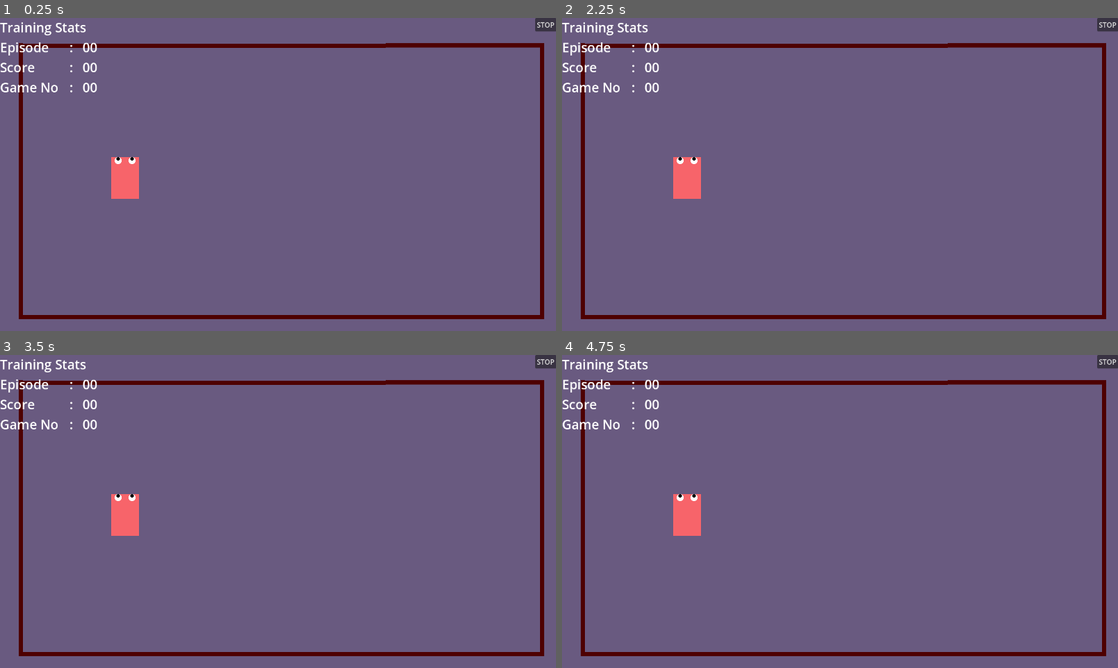
Above: before the commit, frames 1-4 (two rows, left to right).
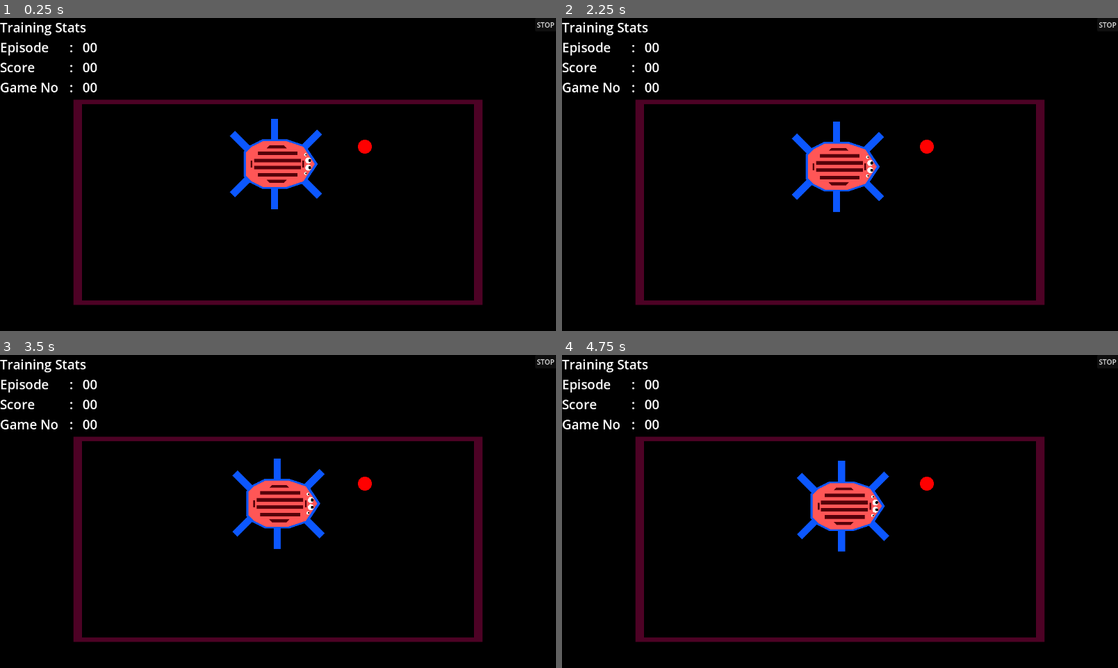
Above: after the commit, the same moments.

Repository: CrazyGG3r/fyp_try2
Game: Godot game, scene res://Scenes/environment.tscn
The game is run twice, just before and just after one commit, with the same random seed, the same clock (stepped at 60 frames per second) and the same inputs. This scene is started directly instead of the project's main scene.
Inputs (mouse positions are in pixels of both pictures, inside the frame that each line leads up to):
- Up to frame 1 (0.25 s): no input
- Up to frame 2 (2.25 s): click "STOP" at 0.5 s; click "Start the environment" at 1.25 s; tap Enter at 2 s; move the mouse to (962, 158) at 2.02 s; hold D (RIGHT) from 2.03 s (still down); click (962, 158) at 2.17 s
- Up to frame 3 (3.5 s): tap Space at 2.75 s; move the mouse to (166, 527) at 2.77 s; release D (RIGHT) at 2.78 s; hold S (BACKWARDS) from 2.78 s (still down)
- Up to frame 4 (4.75 s): tap Enter at 3.5 s; move the mouse to (895, 442) at 3.52 s; release S (BACKWARDS) at 3.53 s; hold D (RIGHT) 3.53-4.28 s; tap Space at 4.25 s; move the mouse to (812, 574) at 4.27 s; hold W (FORWARDS) from 4.28 s (still down); click (812, 574) at 4.42 s

The runs differ from the first frame. In frame 1, 100% of the frame differs, in the area x 0-100%, y 0-100%; in frame 2, 100%; in frame 3, 100%; in frame 4, 100%.

Commit message:
ball done, finetune physics now and then add goals

Diff:
--- a/Environment/Scenes/Hexapod_1.tscn
+++ b/Environment/Scenes/Hexapod_1.tscn
@@ -1,50 +1,209 @@
-[gd_scene load_steps=6 format=3 uid="uid://bofykc4ulteqy"]
+[gd_scene load_steps=7 format=3 uid="uid://bofykc4ulteqy"]
 
 [ext_resource type="Script" path="res://Scripts/Hexapod_1.gd" id="1_e651a"]
 
-[sub_resource type="RectangleShape2D" id="RectangleShape2D_fjdfl"]
-size = Vector2(0.666667, 1)
-
-[sub_resource type="QuadMesh" id="QuadMesh_csdqn"]
-
 [sub_resource type="SphereMesh" id="SphereMesh_s25v0"]
 
 [sub_resource type="SphereMesh" id="SphereMesh_43f4u"]
 
-[node name="CharacterBody2D" type="RigidBody2D"]
-gravity_scale = 0.0
+[sub_resource type="QuadMesh" id="QuadMesh_ymysd"]
+
+[sub_resource type="RectangleShape2D" id="RectangleShape2D_bvc6v"]
+size = Vector2(5, 20)
+
+[sub_resource type="QuadMesh" id="QuadMesh_dbg65"]
+size = Vector2(5, 20)
+
+[node name="CharacterBody2D" type="CharacterBody2D"]
 script = ExtResource("1_e651a")
 
-[node name="CollisionShape2D" type="CollisionShape2D" parent="."]
+[node name="Abdomen" type="CollisionPolygon2D" parent="."]
 position = Vector2(1.43051e-06, 0)
 scale = Vector2(96, 96)
-shape = SubResource("RectangleShape2D_fjdfl")
-
-[node name="Style" type="Node2D" parent="."]
-
-[node name="body" type="MeshInstance2D" parent="Style"]
-modulate = Color(0.968627, 0.392157, 0.415686, 1)
-scale = Vector2(64, 96)
-mesh = SubResource("QuadMesh_csdqn")
-
-[node name="Eye_right" type="MeshInstance2D" parent="Style"]
-position = Vector2(16, -40)
-scale = Vector2(16.5181, 16.5)
-mesh = SubResource("SphereMesh_s25v0")
-
-[node name="Pupil" type="MeshInstance2D" parent="Style/Eye_right"]
-modulate = Color(0, 0, 0, 1)
-position = Vector2(0, -0.242424)
-scale = Vector2(0.5, 0.5)
-mesh = SubResource("SphereMesh_43f4u")
-
-[node name="Eye_left" type="MeshInstance2D" parent="Style"]
-position = Vector2(-16, -40)
-scale = Vector2(16.5181, 16.5)
-mesh = SubResource("SphereMesh_s25v0")
-
-[node name="Pupil" type="MeshInstance2D" parent="Style/Eye_left"]
-modulate = Color(0, 0, 0, 1)
-position = Vector2(0, -0.242424)
-scale = Vector2(0.5, 0.5)
-mesh = SubResource("SphereMesh_43f4u")
+polygon = PackedVector2Array(-1.49011e-08, -0.583333, 0.25, -0.416667, 0.333333, -0.166667, 0.333333, 0.166667, 0.25, 0.333333, 0.166667, 0.416667, 0.0833333, 0.416667, -0.0833334, 0.416667, -0.166667, 0.416667, -0.25, 0.333333, -0.333333, 0.166667, -0.333333, -0.166667, -0.25, -0.416667)
+
+[node name="Polygon2D2" type="Polygon2D" parent="Abdomen"]
+position = Vector2(-1.00376e-08, 5.01879e-09)
+scale = Vector2(0.0111979, 0.0111979)
+color = Color(0.0470588, 0.341176, 1, 1)
+polygon = PackedVector2Array(-24, -40, -32, -16, -32, 16, -24, 32, -16, 40, 16, 40, 24, 32, 32, 16, 32, -16, 24, -40, -4.76837e-07, -56)
+
+[node name="Polygon2D" type="Polygon2D" parent="Abdomen"]
+position = Vector2(-9.93409e-09, 4.96705e-09)
+scale = Vector2(0.0104167, 0.0104167)
+color = Color(1, 0.341176, 0.341176, 1)
+polygon = PackedVector2Array(-24, -40, -32, -16, -32, 16, -24, 32, -16, 40, 16, 40, 24, 32, 32, 16, 32, -16, 24, -40, -4.76837e-07, -56)
+
+[node name="Design" type="Node2D" parent="."]
+
+[node name="E1" type="MeshInstance2D" parent="Design"]
+position = Vector2(-13, -43)
+scale = Vector2(4, 4)
+mesh = SubResource("SphereMesh_s25v0")
+metadata/_edit_group_ = true
+
+[node name="Pupil" type="MeshInstance2D" parent="Design/E1"]
+modulate = Color(0, 0, 0, 1)
+position = Vector2(0, -0.242424)
+scale = Vector2(0.5, 0.5)
+mesh = SubResource("SphereMesh_43f4u")
+
+[node name="E2" type="MeshInstance2D" parent="Design"]
+position = Vector2(13, -43)
+scale = Vector2(4, 4)
+mesh = SubResource("SphereMesh_s25v0")
+metadata/_edit_group_ = true
+
+[node name="Pupil" type="MeshInstance2D" parent="Design/E2"]
+modulate = Color(0, 0, 0, 1)
+position = Vector2(0, -0.242424)
+scale = Vector2(0.5, 0.5)
+mesh = SubResource("SphereMesh_43f4u")
+
+[node name="E3" type="MeshInstance2D" parent="Design"]
+position = Vector2(-5, -47)
+scale = Vector2(8.25905, 8.25)
+mesh = SubResource("SphereMesh_s25v0")
+metadata/_edit_group_ = true
+
+[node name="Pupil" type="MeshInstance2D" parent="Design/E3"]
+modulate = Color(0, 0, 0, 1)
+position = Vector2(0, -0.242424)
+scale = Vector2(0.5, 0.5)
+mesh = SubResource("SphereMesh_43f4u")
+
+[node name="E5" type="MeshInstance2D" parent="Design"]
+position = Vector2(5, -47)
+scale = Vector2(8.25905, 8.25)
+mesh = SubResource("SphereMesh_s25v0")
+metadata/_edit_group_ = true
+
+[node name="Pupil" type="MeshInstance2D" parent="Design/E5"]
+modulate = Color(0, 0, 0, 1)
+position = Vector2(0, -0.242424)
+scale = Vector2(0.5, 0.5)
+mesh = SubResource("SphereMesh_43f4u")
+
+[node name="Scales" type="Node2D" parent="Design"]
+
+[node name="Scale_1" type="MeshInstance2D" parent="Design/Scales"]
+modulate = Color(0.337255, 0, 0.0352941, 1)
+position = Vector2(1.78814e-07, -40)
+scale = Vector2(9.849, 2.255)
+mesh = SubResource("QuadMesh_ymysd")
+
+[node name="Scale_3" type="MeshInstance2D" parent="Design/Scales"]
+modulate = Color(0.337255, 0, 0.0352941, 1)
+position = Vector2(-4.26326e-14, 32)
+scale = Vector2(9.849, 2.255)
+mesh = SubResource("QuadMesh_ymysd")
+
+[node name="Scale_2" type="MeshInstance2D" parent="Design/Scales"]
+modulate = Color(0.337255, 0, 0.0352941, 1)
+position = Vector2(-5, -4)
+rotation = 1.5708
+scale = Vector2(65.1884, 5.01)
+mesh = SubResource("QuadMesh_ymysd")
+
+[node name="Scale_4" type="MeshInstance2D" parent="Design/Scales"]
+modulate = Color(0.337255, 0, 0.0352941, 1)
+position = Vector2(5, -4)
+rotation = 1.5708
+scale = Vector2(65.1884, 5.01)
+mesh = SubResource("QuadMesh_ymysd")
+
+[node name="Scale_5" type="MeshInstance2D" parent="Design/Scales"]
+modulate = Color(0.337255, 0, 0.0352941, 1)
+position = Vector2(15, -4.5)
+rotation = 1.5708
+scale = Vector2(55.3774, 5.01)
+mesh = SubResource("QuadMesh_ymysd")
+
+[node name="Scale_6" type="MeshInstance2D" parent="Design/Scales"]
+modulate = Color(0.337255, 0, 0.0352941, 1)
+position = Vector2(-15, -4.5)
+rotation = 1.5708
+scale = Vector2(55.3774, 5.01)
+mesh = SubResource("QuadMesh_ymysd")
+
+[node name="fin_right" type="Polygon2D" parent="Design/Scales"]
+position = Vector2(22, -5)
+scale = Vector2(0.5, 0.5)
+color = Color(0.337255, 0, 0.0352941, 1)
+polygon = PackedVector2Array(0, -24, 0, 32, 8, 24, 8, -16)
+
+[node name="fin_right2" type="Polygon2D" parent="Design/Scales"]
+position = Vector2(-22, -5)
+scale = Vector2(0.5, 0.5)
+color = Color(0.337255, 0, 0.0352941, 1)
+polygon = PackedVector2Array(0, -24, 0, 32, -8, 24, -8, -16)
+
+[node name="r_a" type="CollisionShape2D" parent="."]
+position = Vector2(34.1215, -52.0393)
+rotation = 0.785398
+scale = Vector2(2, 1.5)
+shape = SubResource("RectangleShape2D_bvc6v")
+
+[node name="coxa" type="MeshInstance2D" parent="r_a"]
+modulate = Color(0.0470588, 0.341176, 1, 1)
+position = Vector2(-1.90735e-06, 0)
+mesh = SubResource("QuadMesh_dbg65")
+
+[node name="r_b" type="CollisionShape2D" parent="."]
+position = Vector2(48, 0)
+rotation = 1.57079
+scale = Vector2(2, 1.5)
+shape = SubResource("RectangleShape2D_bvc6v")
+
+[node name="coxa" type="MeshInstance2D" parent="r_b"]
+modulate = Color(0.0470588, 0.341176, 1, 1)
+position = Vector2(-1.90735e-06, 0)
+mesh = SubResource("QuadMesh_dbg65")
+
+[node name="r_c" type="CollisionShape2D" parent="."]
+position = Vector2(32, 48)
+rotation = 2.35619
+scale = Vector2(2, 1.5)
+shape = SubResource("RectangleShape2D_bvc6v")
+metadata/_edit_group_ = true
+
+[node name="MeshInstance2D" type="MeshInstance2D" parent="r_c"]
+modulate = Color(0.0470588, 0.341176, 1, 1)
+position = Vector2(-1.90735e-06, 0)
+mesh = SubResource("QuadMesh_dbg65")
+
+[node name="l_a" type="CollisionShape2D" parent="."]
+position = Vector2(-34, -52)
+rotation = -0.785397
+scale = Vector2(2, 1.5)
+shape = SubResource("RectangleShape2D_bvc6v")
+metadata/_edit_group_ = true
+
+[node name="MeshInstance2D" type="MeshInstance2D" parent="l_a"]
+modulate = Color(0.0470588, 0.341176, 1, 1)
+position = Vector2(-1.90735e-06, 0)
+mesh = SubResource("QuadMesh_dbg65")
+
+[node name="l_b" type="CollisionShape2D" parent="."]
+position = Vector2(-48, 0)
+rotation = 1.57079
+scale = Vector2(2, 1.5)
+shape = SubResource("RectangleShape2D_bvc6v")
+metadata/_edit_group_ = true
+
+[node name="MeshInstance2D" type="MeshInstance2D" parent="l_b"]
+modulate = Color(0.0470588, 0.341176, 1, 1)
+position = Vector2(-1.90735e-06, 0)
+mesh = SubResource("QuadMesh_dbg65")
+
+[node name="l_c" type="CollisionShape2D" parent="."]
+position = Vector2(-32, 48)
+rotation = 0.785397
+scale = Vector2(2, 1.5)
+shape = SubResource("RectangleShape2D_bvc6v")
+metadata/_edit_group_ = true
+
+[node name="MeshInstance2D" type="MeshInstance2D" parent="l_c"]
+modulate = Color(0.0470588, 0.341176, 1, 1)
+position = Vector2(-1.90735e-06, 0)
+mesh = SubResource("QuadMesh_dbg65")
--- /dev/null
+++ b/Environment/Scenes/ball.tscn
@@ -0,0 +1,34 @@
+[gd_scene load_steps=5 format=3 uid="uid://ddm2m44ueb3ox"]
+
+[ext_resource type="Script" path="res://Scripts/ball.gd" id="1_fq67i"]
+
+[sub_resource type="PhysicsMaterial" id="PhysicsMaterial_bvp2s"]
+friction = 0.8
+bounce = 0.5
+
+[sub_resource type="SphereMesh" id="SphereMesh_aluji"]
+
+[sub_resource type="CircleShape2D" id="CircleShape2D_x1pot"]
+radius = 0.5
+
+[node name="Ball" type="RigidBody2D"]
+mass = 0.2
+physics_material_override = SubResource("PhysicsMaterial_bvp2s")
+gravity_scale = 0.0
+linear_damp = 0.2
+angular_damp = 0.5
+script = ExtResource("1_fq67i")
+
+[node name="boundary_mesh" type="MeshInstance2D" parent="."]
+modulate = Color(0, 0, 0, 1)
+scale = Vector2(36, 36)
+mesh = SubResource("SphereMesh_aluji")
+
+[node name="mesh" type="MeshInstance2D" parent="."]
+modulate = Color(1, 0, 0, 1)
+scale = Vector2(32, 32)
+mesh = SubResource("SphereMesh_aluji")
+
+[node name="CollisionShape2D" type="CollisionShape2D" parent="."]
+scale = Vector2(36, 36)
+shape = SubResource("CircleShape2D_x1pot")
--- a/Environment/Scenes/environment.tscn
+++ b/Environment/Scenes/environment.tscn
@@ -1,13 +1,20 @@
-[gd_scene load_steps=7 format=3 uid="uid://byoqfilosh0qw"]
+[gd_scene load_steps=10 format=3 uid="uid://byoqfilosh0qw"]
 
 [ext_resource type="Script" path="res://Scenes/environment.gd" id="1_l84up"]
 [ext_resource type="PackedScene" uid="uid://bofykc4ulteqy" path="res://Scenes/Hexapod_1.tscn" id="2_0eu02"]
 [ext_resource type="Script" path="res://Scenes/STOP_env.gd" id="2_i20hj"]
+[ext_resource type="PackedScene" uid="uid://ddm2m44ueb3ox" path="res://Scenes/ball.tscn" id="4_p3vgk"]
 
-[sub_resource type="RectangleShape2D" id="RectangleShape2D_mc4rd"]
-size = Vector2(1, 1)
+[sub_resource type="RectangleShape2D" id="RectangleShape2D_mw7co"]
+size = Vector2(1, 0.37338)
 
-[sub_resource type="QuadMesh" id="QuadMesh_u8v81"]
+[sub_resource type="RectangleShape2D" id="RectangleShape2D_4gvkk"]
+size = Vector2(0.195176, 0.984365)
+
+[sub_resource type="RectangleShape2D" id="RectangleShape2D_ogj38"]
+size = Vector2(0.195176, 0.984365)
+
+[sub_resource type="BoxMesh" id="BoxMesh_cnh35"]
 
 [sub_resource type="QuadMesh" id="QuadMesh_45f5d"]
 
@@ -103,83 +110,63 @@
 offset_right = 40.0
 offset_bottom = 40.0
 
+[node name="Boundary" type="Node2D" parent="."]
+position = Vector2(640, 424)
+scale = Vector2(942.739, 471.37)
+
+[node name="top" type="StaticBody2D" parent="Boundary"]
+
+[node name="coll" type="CollisionShape2D" parent="Boundary/top"]
+position = Vector2(0, -0.6619)
+shape = SubResource("RectangleShape2D_mw7co")
+
+[node name="bottom" type="StaticBody2D" parent="Boundary"]
+position = Vector2(0, 0.973757)
+
+[node name="coll" type="CollisionShape2D" parent="Boundary/bottom"]
+position = Vector2(0, -0.311857)
+shape = SubResource("RectangleShape2D_mw7co")
+
+[node name="right" type="StaticBody2D" parent="Boundary"]
+position = Vector2(0, 1.94751)
+
+[node name="coll" type="CollisionShape2D" parent="Boundary/right"]
+position = Vector2(0.577042, -1.94751)
+shape = SubResource("RectangleShape2D_4gvkk")
+
+[node name="left" type="StaticBody2D" parent="Boundary"]
+position = Vector2(0, 0.973757)
+
+[node name="coll" type="CollisionShape2D" parent="Boundary/left"]
+position = Vector2(-0.572799, -0.973757)
+shape = SubResource("RectangleShape2D_ogj38")
+
+[node name="wals" type="MeshInstance2D" parent="Boundary"]
+modulate = Color(0.301961, 0.00784314, 0.145098, 1)
+mesh = SubResource("BoxMesh_cnh35")
+
+[node name="wals2" type="MeshInstance2D" parent="Boundary"]
+modulate = Color(0, 0, 0, 1)
+rotation = 3.14159
+scale = Vector2(0.957046, 0.957046)
+mesh = SubResource("BoxMesh_cnh35")
+
+[node name="Ball" parent="." instance=ExtResource("4_p3vgk")]
+position = Vector2(840, 296)
+mass = 1.0
+
 [node name="CharacterBody2D" parent="." instance=ExtResource("2_0eu02")]
-position = Vector2(288, 368)
+position = Vector2(632, 336)
+rotation = 1.5708
+scale = Vector2(1.655, 1.655)
+motion_mode = 1
 
-[node name="Objects" type="Node2D" parent="."]
-metadata/_edit_group_ = true
-
-[node name="W_top" type="RigidBody2D" parent="Objects"]
-position = Vector2(8, -128)
-rotation = -0.000475391
-gravity_scale = 0.0
-
-[node name="border" type="CollisionShape2D" parent="Objects/W_top"]
-position = Vector2(640, 192)
-scale = Vector2(1190, 10)
-shape = SubResource("RectangleShape2D_mc4rd")
-
-[node name="mesh" type="MeshInstance2D" parent="Objects/W_top"]
-modulate = Color(0.305882, 0, 0, 1)
-position = Vector2(640, 192)
-scale = Vector2(1190, 10)
-mesh = SubResource("QuadMesh_u8v81")
-
-[node name="W_bot" type="RigidBody2D" parent="Objects"]
-position = Vector2(8, 496)
-gravity_scale = 0.0
-
-[node name="border" type="CollisionShape2D" parent="Objects/W_bot"]
-position = Vector2(640, 192)
-scale = Vector2(1190, 10)
-shape = SubResource("RectangleShape2D_mc4rd")
-
-[node name="mesh" type="MeshInstance2D" parent="Objects/W_bot"]
-modulate = Color(0.305882, 0, 0, 1)
-position = Vector2(640, 192)
-scale = Vector2(1190, 10)
-mesh = SubResource("QuadMesh_u8v81")
-
-[node name="W_left" type="RigidBody2D" parent="Objects"]
-position = Vector2(248, -264)
-rotation = 1.5708
-gravity_scale = 0.0
-
-[node name="border" type="CollisionShape2D" parent="Objects/W_left"]
-position = Vector2(640, 192)
-rotation = 0.000157926
-scale = Vector2(635, 10)
-shape = SubResource("RectangleShape2D_mc4rd")
-
-[node name="mesh" type="MeshInstance2D" parent="Objects/W_left"]
-modulate = Color(0.305882, 0, 0, 1)
-position = Vector2(640, 192)
-scale = Vector2(635, 10)
-mesh = SubResource("QuadMesh_u8v81")
-
-[node name="W_right" type="RigidBody2D" parent="Objects"]
-position = Vector2(1432, -264)
-rotation = 1.5708
-gravity_scale = 0.0
-
-[node name="border" type="CollisionShape2D" parent="Objects/W_right"]
-position = Vector2(640, 192)
-rotation = 0.000157926
-scale = Vector2(635, 10)
-shape = SubResource("RectangleShape2D_mc4rd")
-
-[node name="mesh" type="MeshInstance2D" parent="Objects/W_right"]
-modulate = Color(0.305882, 0, 0, 1)
-position = Vector2(640, 192)
-scale = Vector2(635, 10)
-mesh = SubResource("QuadMesh_u8v81")
-
-[node name="MeshInstance2D" type="MeshInstance2D" parent="Objects"]
-modulate = Color(0.411765, 0.352941, 0.501961, 1)
+[node name="ground" type="MeshInstance2D" parent="."]
+modulate = Color(0, 0, 0, 1)
 z_index = -14
 position = Vector2(640, 360)
 scale = Vector2(1280, 720)
 mesh = SubResource("QuadMesh_45f5d")
+metadata/_edit_group_ = true
 
-[connection signal="handel_action" from="." to="CharacterBody2D" method="_on_environment_handel_action"]
 [connection signal="pressed" from="STOP" to="STOP" method="_on_pressed"]
--- a/Environment/Scripts/Hexapod_1.gd
+++ b/Environment/Scripts/Hexapod_1.gd
@@ -1,30 +1,37 @@
-extends RigidBody2D
+extends CharacterBody2D
 
 
-const SPEED = 300.0
+const SPEED = 350.0
 const angular_speed = deg_to_rad(20)
 var movement = Vector2(0,0)
 
 var fake_delta = null
 func _physics_process(delta):
-	#if Input.is_action_just_pressed("BACKWARDS"):
-		#movement = Vector2(sin(rotation),cos(rotation)) * SPEED
-		#position += movement * delta
-	#if Input.is_action_just_pressed("FORWARDS"):
-		#movement = Vector2( sin(rotation),-cos(rotation)) * SPEED
-		#position += movement * delta
-	#if Input.is_action_just_pressed("RIGHT"):
-		#movement = Vector2( cos(rotation),sin(rotation)) * SPEED
-		#position += movement * delta
-	#if Input.is_action_just_pressed("LEFT"):
-		#movement = Vector2( -cos(rotation),sin(rotation)) * SPEED
-		#position += movement * delta
-	#if Input.is_action_just_pressed("RIGHT_ROTATE"):
-		#rotation += angular_speed
-	#if Input.is_action_just_pressed("LEFT_ROTATE"):
-		#rotation -= angular_speed
+	if Input.is_action_just_pressed("BACKWARDS"):
+		movement = Vector2(sin(rotation),cos(rotation)) * SPEED
+		position += movement * delta
+		#move_and_collide(movement)
+	if Input.is_action_just_pressed("FORWARDS"):
+		movement = Vector2( sin(rotation),-cos(rotation)) * SPEED
+		position += movement * delta
+		#move_and_collide(movement)
+	if Input.is_action_just_pressed("RIGHT"):
+		movement = Vector2( cos(rotation),sin(rotation)) * SPEED
+		position += movement * delta
+		#move_and_collide(movement)
+	if Input.is_action_just_pressed("LEFT"):
+		movement = Vector2( -cos(rotation),sin(rotation)) * SPEED
+		position += movement * delta
+		#move_and_collide(movement)
+	if Input.is_action_just_pressed("RIGHT_ROTATE"):
+		rotation += angular_speed
+		#move_and_collide(movement)
+
+	if Input.is_action_just_pressed("LEFT_ROTATE"):
+		rotation -= angular_speed
 		fake_delta = delta
-
+		#move_and_collide(movement)
+	move_and_slide()
 
 
 func _on_environment_handel_action(action_str):
--- /dev/null
+++ b/Environment/Scripts/ball.gd
@@ -0,0 +1,11 @@
+extends RigidBody2D
+
+
+# Called when the node enters the scene tree for the first time.
+func _ready():
+	pass # Replace with function body.
+
+
+# Called every frame. 'delta' is the elapsed time since the previous frame.
+func _process(delta):
+	pass
--- a/Environment/project.godot
+++ b/Environment/project.godot
@@ -61,3 +61,7 @@
 "events": [Object(InputEventKey,"resource_local_to_scene":false,"resource_name":"","device":-1,"window_id":0,"alt_pressed":false,"shift_pressed":false,"ctrl_pressed":false,"meta_pressed":false,"pressed":false,"keycode":0,"physical_keycode":81,"key_label":0,"unicode":113,"echo":false,"script":null)
 ]
 }
+
+[physics]
+
+2d/default_gravity_vector=Vector2(0, 0)
